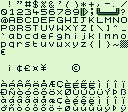
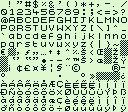
Layers edited between the first and the second 128 x 112 image:
painted on "Layer 11" over 66, 4, 95, 79
added layer "Layer 10 copy 2" above "Layer 19" over 66, 4, 112, 64
painted on "Layer 19" over 41, 1, 79, 77
painted on "Layer 18" over 17, 3, 116, 80
painted on "Layer 17" over 17, 4, 104, 80
painted on "Layer 16" over 41, 1, 95, 79
painted on "Layer 15" over 26, 48, 86, 77
painted on "Layer 14" over 17, 48, 104, 80
painted on "Layer 13" over 17, 48, 95, 79
painted on "Layer 12" over 1, 48, 128, 80
added layer "Layer 10 copy 5" above "Layer 10 copy" over 0, 64, 70, 72
moved "Layer 10" above "Layer 9", painted on it over 8, 48, 86, 77
moved "Layer 9" above "Layer 8", painted on it over 0, 5, 120, 80
painted on "Layer 8" over 59, 64, 125, 80
painted on "Layer 7 copy 2" over 59, 72, 104, 80
painted on "Layer 7 copy" over 81, 72, 112, 80
painted on "Layer 7" over 59, 72, 120, 80
painted on "Layer 6" over 59, 72, 125, 80
painted on "Layer 5" over 0, 57, 126, 80
removed layer "Layer 4 copy" over 0, 1, 127, 80
painted on "Layer 4" over 14, 1, 118, 64
painted on "Layer 3" over 0, 56, 93, 79
painted on "Layer 2" over 17, 58, 79, 72
painted on "Background" over 0, 1, 126, 80
…and 5 more changes (4 added, 1 painted)
